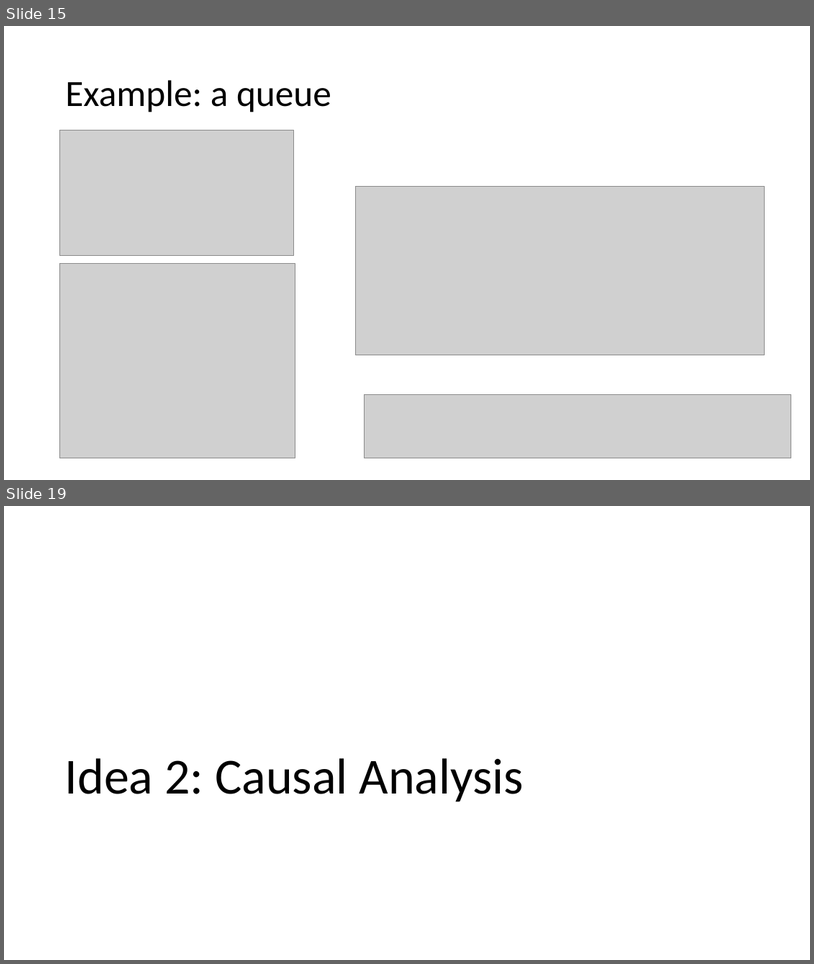
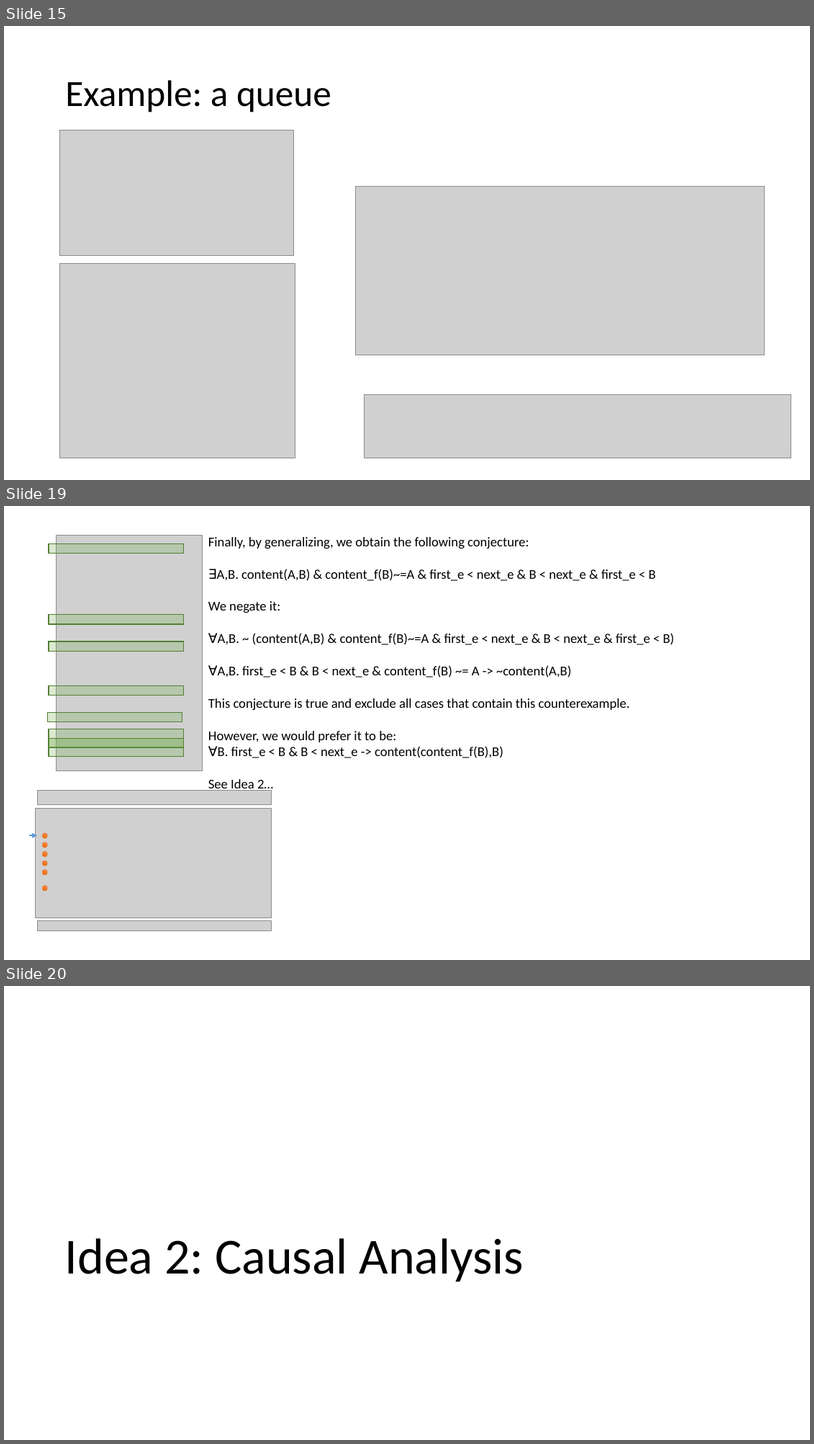
Before and after one commit to tjhance/ivy-research, a slide deck: interactive_proof/counterexample_generalization.pptx. Shown one above the other, each under a label of ours: slides 15 and 19 before the commit, slides 15, 19 and 20 after it; the slides between them are not shown. The pictures are 814x964 and 814x1444 pixels, drawn with LibreOffice and Linux fonts; fonts in the diff are those of the drawing; grey boxes stand for pictures; background and template pictures are left out. Boxes give left, top, right and bottom in pixels: in the first picture for what was removed or moved away, otherwise in the second. Text is boxed around its words. In the diff, an @@ line names an element or a change of style, - is before the commit and + after.

```diff
--- a/interactive_proof/counterexample_generalization.pptx
+++ b/interactive_proof/counterexample_generalization.pptx
@@ slide 19 added at [4,506,810,960], background #FFFFFF @@
@@ text added at [208,537,675,792], 16 pt, text #000000 @@
+Finally, by generalizing, we obtain the following conjecture:
+∃A,B. content(A,B) & content_f(B)~=A & first_e < next_e & B < next_e & first_e < B
+We negate it:
+∀A,B. ~ (content(A,B) & content_f(B)~=A & first_e < next_e & B < next_e & first_e < B)
+∀A,B. first_e < B & B < next_e & content_f(B) ~= A -> ~content(A,B)
+This conjecture is true and exclude all cases that contain this counterexample.
+However, we would prefer it to be:
+∀B. first_e < B & B < next_e -> content(content_f(B),B)
+See Idea 2…
@@ group added at [47,536,203,771]: 7 rectangles, 1 picture @@
@@ rectangle added at [49,739,184,748], fill #70AD47 at 50% opacity, outline #538035 1 pt @@
@@ arrow added from (29, 835) to (37, 835), #5B9BD5 1.5 pt @@
@@ group added at [36,790,272,931]: 6 ellipses, 3 pictures @@
@@ what was slide 19 is now slide 20 @@
```
Also in this commit, not shown: 3 slides changed, 1 other slide added, 1 slide removed.
